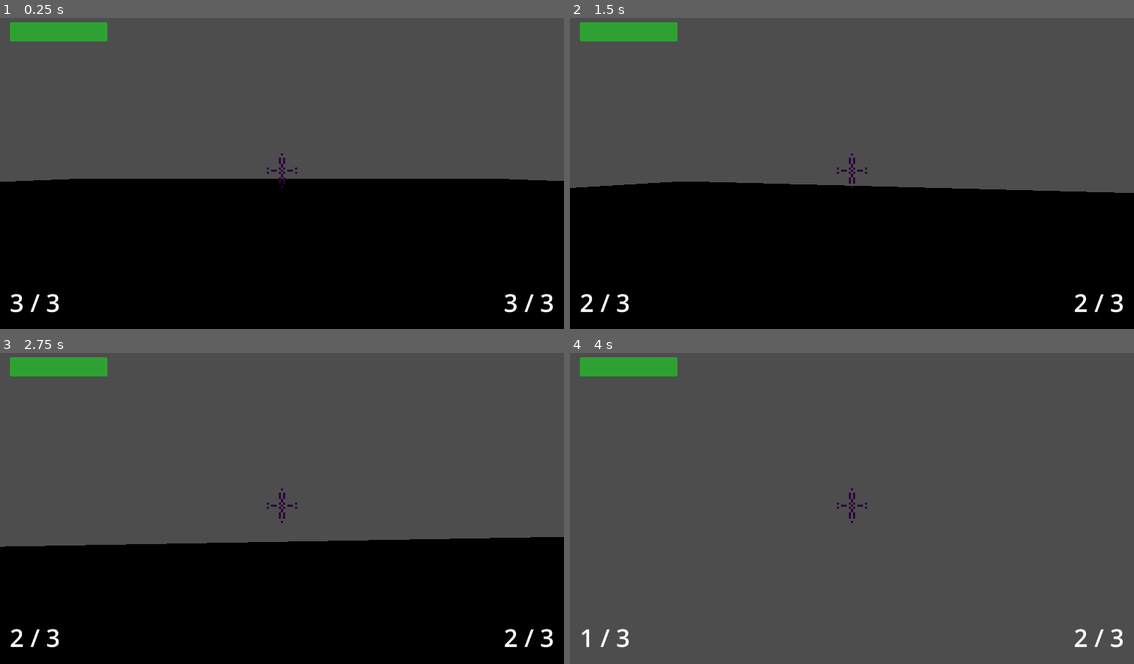
Above: before the commit, frames 1-4 (two rows, left to right).
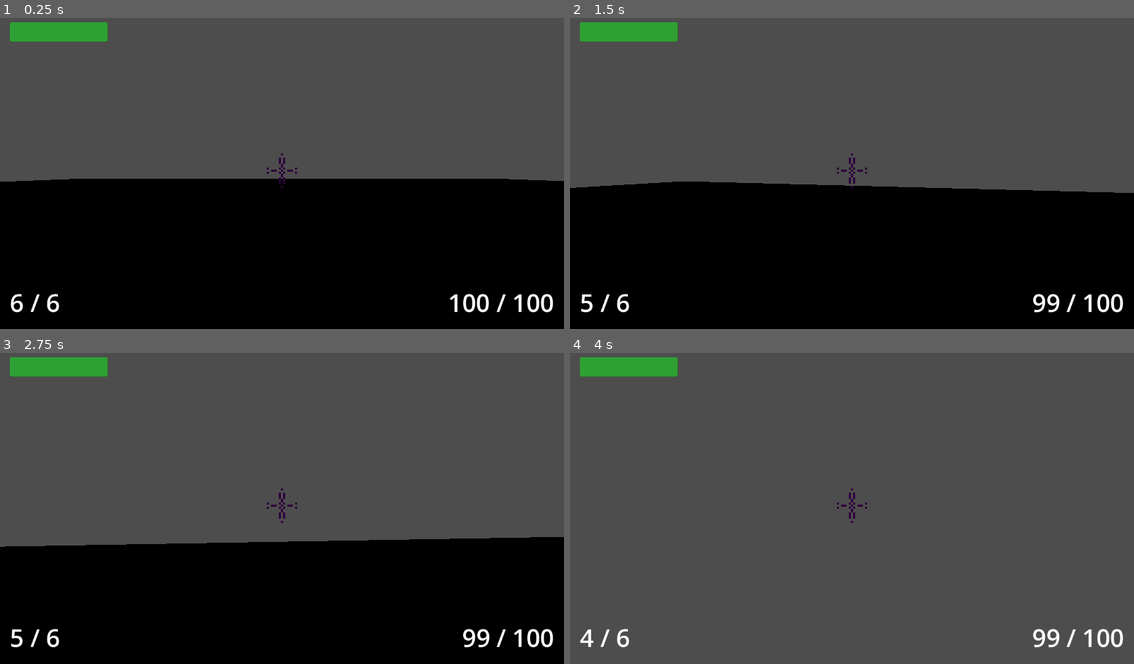
Above: after the commit, the same moments.

Repository: Bubullzz/CodeName-MegaKill
Game: Godot game, scene res://scenes/base.tscn
Same seed, same stepped clock (60 frames per second), same inputs: the game is played once before the commit and once after it.
Inputs (mouse positions are in pixels of both pictures, inside the frame that each line leads up to):
- Up to frame 1 (0.25 s): no input
- Up to frame 2 (1.5 s): tap Enter at 0.5 s; move the mouse to (880, 170) at 0.52 s; hold Up (ui_up) from 0.53 s (still down); click (880, 170) at 0.6 s; tap Space (jump) at 0.77 s; move the mouse to (823, 173) at 1.27 s; right-click (823, 173) at 1.35 s
- Up to frame 3 (2.75 s): keep holding Up (ui_up); tap Space (jump) at 1.52 s; move the mouse to (293, 499) at 2.02 s; hold 0 from 2.03 s (still down)
- Up to frame 4 (4 s): keep holding Up (ui_up); move the mouse to (846, 511) at 2.77 s; release 0 at 2.78 s; tap 1 at 2.85 s; tap Space (jump) at 3.02, 3.77 s; move the mouse to (891, 508) at 3.52 s; click (891, 508) at 3.6 s

The runs differ from the first frame. In frame 1, 0.6% of the frame differs, in the area x 1-99%, y 88-95%; in frame 2, 0.6%; in frame 3, 0.6%; in frame 4, 0.6%.

Commit message:
add: weapondatacomponent + revolver + assault rifle

Diff:
--- a/scenes/base.tscn
+++ b/scenes/base.tscn
@@ -5,7 +5,9 @@
 [ext_resource type="PackedScene" uid="uid://5ntplykvk5fu" path="res://scenes/ui.tscn" id="4_h5ip5"]
 [ext_resource type="PackedScene" uid="uid://be3p8r6qjxrih" path="res://scenes/goons_manager.tscn" id="5_xvvcp"]
 [ext_resource type="Script" uid="uid://cl484a8d5fshe" path="res://scripts/goons_manager.gd" id="6_hh5oj"]
-[ext_resource type="PackedScene" uid="uid://bely0j6j6uet2" path="res://scenes/weapons/sniper.tscn" id="6_xvvcp"]
+[ext_resource type="PackedScene" uid="uid://bely0j6j6uet2" path="res://scenes/weapons/sniper_rifle.tscn" id="6_xvvcp"]
+[ext_resource type="PackedScene" uid="uid://dcorp3cw25s72" path="res://scenes/weapons/assault_rifle.tscn" id="7_hh5oj"]
+[ext_resource type="PackedScene" uid="uid://b2k7ovklwdmjd" path="res://scenes/weapons/revolver.tscn" id="8_vqfsp"]
 
 [sub_resource type="BoxShape3D" id="BoxShape3D_g5ejs"]
 size = Vector3(5000, 1, 5000)
@@ -33,8 +35,8 @@
 
 [node name="Player" parent="." unique_id=278495042 node_paths=PackedStringArray("left_weapon", "right_weapon") instance=ExtResource("2_baglu")]
 transform = Transform3D(1, 0, 0, 0, 1, 0, 0, 0, 1, -1.64392, 0.5, -1.58216)
-left_weapon = NodePath("../Sniper")
-right_weapon = NodePath("../Sniper2")
+left_weapon = NodePath("../Revolver")
+right_weapon = NodePath("../AssaultRifle")
 
 [node name="UI" parent="." unique_id=571154096 instance=ExtResource("4_h5ip5")]
 
@@ -44,8 +46,9 @@
 [node name="DirectionalLight3D" type="DirectionalLight3D" parent="." unique_id=1438451221]
 transform = Transform3D(1, 0, 0, 0, 1, 0, 0, 0, 1, -37, 22, 0)
 
-[node name="Sniper" parent="." unique_id=1948452049 instance=ExtResource("6_xvvcp")]
+[node name="SniperRifle" parent="." unique_id=1948452049 instance=ExtResource("6_xvvcp")]
 transform = Transform3D(1, 0, 0, 0, 1, 0, 0, 0, 1, 46.75356, 0.5, 30.3146)
 
-[node name="Sniper2" parent="." unique_id=1658805590 instance=ExtResource("6_xvvcp")]
-transform = Transform3D(1, 0, 0, 0, 1, 0, 0, 0, 1, -5.6352806, 0.4999962, 36.8774)
+[node name="AssaultRifle" parent="." unique_id=77773630 instance=ExtResource("7_hh5oj")]
+
+[node name="Revolver" parent="." unique_id=59954801 instance=ExtResource("8_vqfsp")]
--- a/scenes/components/ammo_component.tscn
+++ b/scenes/components/ammo_component.tscn
@@ -1,6 +1,6 @@
 [gd_scene format=3 uid="uid://bvb4u6d002syr"]
 
-[ext_resource type="Script" uid="uid://cvcnju504pr1f" path="res://scripts/ammo_component.gd" id="1_820xg"]
+[ext_resource type="Script" uid="uid://cvcnju504pr1f" path="res://scripts/components/ammo_component.gd" id="1_820xg"]
 
 [node name="AmmoComponent" type="Node" unique_id=1855024653]
 script = ExtResource("1_820xg")
--- a/scenes/components/health_component.tscn
+++ b/scenes/components/health_component.tscn
@@ -1,6 +1,6 @@
 [gd_scene format=3 uid="uid://6kidyj4l8eoy"]
 
-[ext_resource type="Script" uid="uid://bd74ox5l6shpo" path="res://scripts/health_component.gd" id="1_2wcl1"]
+[ext_resource type="Script" uid="uid://bd74ox5l6shpo" path="res://scripts/components/health_component.gd" id="1_2wcl1"]
 
 [node name="HealthComponent" type="Node" unique_id=1129988656]
 script = ExtResource("1_2wcl1")
--- a/scenes/components/input_component.tscn
+++ b/scenes/components/input_component.tscn
@@ -1,6 +1,6 @@
 [gd_scene format=3 uid="uid://cfdpv7c6rnab4"]
 
-[ext_resource type="Script" uid="uid://8syvidiq10rg" path="res://scripts/input_component.gd" id="1_umcxy"]
+[ext_resource type="Script" uid="uid://8syvidiq10rg" path="res://scripts/components/input_component.gd" id="1_umcxy"]
 
 [node name="InputComponent" type="Node" unique_id=287969926]
 script = ExtResource("1_umcxy")
--- a/scenes/components/move_component.tscn
+++ b/scenes/components/move_component.tscn
@@ -1,6 +1,7 @@
 [gd_scene format=3 uid="uid://cc8cci5ilebpy"]
 
-[ext_resource type="Script" uid="uid://suy82x121iat" path="res://scripts/move_component.gd" id="1_2tlqg"]
+[ext_resource type="Script" uid="uid://suy82x121iat" path="res://scripts/components/move_component.gd" id="1_2tlqg"]
+
 
 [node name="MoveComponent" type="Node" unique_id=236640674]
 script = ExtResource("1_2tlqg")
--- a/scenes/components/rotation_component.tscn
+++ b/scenes/components/rotation_component.tscn
@@ -1,6 +1,7 @@
 [gd_scene format=3 uid="uid://4a0leygdyu3u"]
 
-[ext_resource type="Script" uid="uid://dqb04dxctlsba" path="res://scripts/rotation_component.gd" id="1_5dstl"]
+[ext_resource type="Script" uid="uid://dqb04dxctlsba" path="res://scripts/components/rotation_component.gd" id="1_5dstl"]
+
 
 [node name="RotationComponent" type="Node" unique_id=1342850550]
 script = ExtResource("1_5dstl")
--- a/scenes/components/shooting_component.tscn
+++ b/scenes/components/shooting_component.tscn
@@ -1,6 +1,6 @@
 [gd_scene format=3 uid="uid://tikrwhllr2l3"]
 
-[ext_resource type="Script" uid="uid://dwxa5gbc1elbl" path="res://scripts/shooting_component.gd" id="1_15plg"]
+[ext_resource type="Script" uid="uid://dwxa5gbc1elbl" path="res://scripts/components/shooting_component.gd" id="1_15plg"]
 
 [node name="ShootingComponent" type="Node" unique_id=503271971]
 script = ExtResource("1_15plg")
--- a/scenes/components/target_player_component.tscn
+++ b/scenes/components/target_player_component.tscn
@@ -1,6 +1,6 @@
 [gd_scene format=3 uid="uid://b21j6hh7458a3"]
 
-[ext_resource type="Script" uid="uid://dmods3rgsrwlj" path="res://scripts/target_player_component.gd" id="1_6paw2"]
+[ext_resource type="Script" uid="uid://dmods3rgsrwlj" path="res://scripts/components/target_player_component.gd" id="1_6paw2"]
 
 [node name="TargetPlayerComponent" type="Node3D" unique_id=739288033]
 script = ExtResource("1_6paw2")
--- /dev/null
+++ b/scenes/components/weapon_data_component.tscn
@@ -0,0 +1,6 @@
+[gd_scene format=3 uid="uid://dcace36i1s64i"]
+
+[ext_resource type="Script" uid="uid://d2vxojyfquhqf" path="res://scripts/components/weapon_data_component.gd" id="1_fqhe5"]
+
+[node name="WeaponDataComponent" type="Node" unique_id=1041774113]
+script = ExtResource("1_fqhe5")
--- a/scenes/goon.tscn
+++ b/scenes/goon.tscn
@@ -3,9 +3,9 @@
 [ext_resource type="Script" uid="uid://cpjb2m3d7xayw" path="res://scripts/goon.gd" id="1_yqbba"]
 [ext_resource type="Script" uid="uid://0jkquaqdb3xp" path="res://scripts/custom_hurtbox.gd" id="2_2p5ge"]
 [ext_resource type="PackedScene" uid="uid://cwmysuopjcerq" path="res://assets/Spider_incroyable.glb" id="4_lvo0j"]
-[ext_resource type="Script" uid="uid://suy82x121iat" path="res://scripts/move_component.gd" id="5_ovaai"]
-[ext_resource type="Script" uid="uid://bd74ox5l6shpo" path="res://scripts/health_component.gd" id="6_23mmg"]
-[ext_resource type="Script" uid="uid://dqb04dxctlsba" path="res://scripts/rotation_component.gd" id="6_j6mg7"]
+[ext_resource type="Script" uid="uid://suy82x121iat" path="res://scripts/components/move_component.gd" id="5_ovaai"]
+[ext_resource type="Script" uid="uid://bd74ox5l6shpo" path="res://scripts/components/health_component.gd" id="6_23mmg"]
+[ext_resource type="Script" uid="uid://dqb04dxctlsba" path="res://scripts/components/rotation_component.gd" id="6_j6mg7"]
 [ext_resource type="PackedScene" uid="uid://b21j6hh7458a3" path="res://scenes/components/target_player_component.tscn" id="7_23mmg"]
 
 [sub_resource type="BoxShape3D" id="BoxShape3D_32l3e"]
--- a/scenes/pistol.tscn
+++ /dev/null
@@ -1,13 +0,0 @@
-[gd_scene format=3 uid="uid://dgdgnhnvqijxe"]
-
-[sub_resource type="GDScript" id="GDScript_46jcc"]
-script/source = "extends Weapon
-
-class_name Pistol
-
-func _ready() -> void:
-	pass
-"
-
-[node name="Pistol" type="Node" unique_id=821041195]
-script = SubResource("GDScript_46jcc")
--- a/scenes/player.tscn
+++ b/scenes/player.tscn
@@ -1,9 +1,10 @@
 [gd_scene format=3 uid="uid://bw1drfqajadyt"]
 
 [ext_resource type="Script" uid="uid://ckheqhdvry8h5" path="res://scripts/player.gd" id="1_3vyb7"]
-[ext_resource type="Script" uid="uid://bd74ox5l6shpo" path="res://scripts/health_component.gd" id="2_g2els"]
-[ext_resource type="Script" uid="uid://8syvidiq10rg" path="res://scripts/input_component.gd" id="3_qhqgy"]
-[ext_resource type="Script" uid="uid://suy82x121iat" path="res://scripts/move_component.gd" id="4_dqkch"]
+[ext_resource type="Script" uid="uid://bd74ox5l6shpo" path="res://scripts/components/health_component.gd" id="2_g2els"]
+[ext_resource type="Script" uid="uid://8syvidiq10rg" path="res://scripts/components/input_component.gd" id="3_qhqgy"]
+[ext_resource type="Script" uid="uid://suy82x121iat" path="res://scripts/components/move_component.gd" id="4_dqkch"]
+
 
 [sub_resource type="CapsuleShape3D" id="CapsuleShape3D_g2els"]
 height = 2.26924
--- /dev/null
+++ b/scenes/weapons/assault_rifle.tscn
@@ -0,0 +1,26 @@
+[gd_scene format=3 uid="uid://dcorp3cw25s72"]
+
+[ext_resource type="Script" uid="uid://cnrgngifamh8n" path="res://scripts/weapon.gd" id="1_6ychj"]
+[ext_resource type="PackedScene" uid="uid://bvb4u6d002syr" path="res://scenes/components/ammo_component.tscn" id="2_el8vo"]
+[ext_resource type="PackedScene" uid="uid://tikrwhllr2l3" path="res://scenes/components/shooting_component.tscn" id="3_14wsr"]
+[ext_resource type="Script" uid="uid://d2vxojyfquhqf" path="res://scripts/components/weapon_data_component.gd" id="4_e1nc6"]
+
+[node name="AssaultRifle" type="Node3D" unique_id=1948452049]
+script = ExtResource("1_6ychj")
+metadata/_custom_type_script = "uid://cnrgngifamh8n"
+
+[node name="AmmoComponent" parent="." unique_id=1855024653 node_paths=PackedStringArray("parent_weapon") instance=ExtResource("2_el8vo")]
+max_ammo = 100
+reload_time = 3.0
+fire_rate = 250
+is_automatic = true
+parent_weapon = NodePath("..")
+
+[node name="ShootingComponent" parent="." unique_id=503271971 node_paths=PackedStringArray("weapon") instance=ExtResource("3_14wsr")]
+weapon = NodePath("..")
+
+[node name="WeaponDataComponent" type="Node" parent="." unique_id=627305877]
+script = ExtResource("4_e1nc6")
+weapon_name = "AR"
+damage = 25
+metadata/_custom_type_script = "uid://d2vxojyfquhqf"
--- /dev/null
+++ b/scenes/weapons/revolver.tscn
@@ -0,0 +1,25 @@
+[gd_scene format=3 uid="uid://b2k7ovklwdmjd"]
+
+[ext_resource type="Script" uid="uid://cnrgngifamh8n" path="res://scripts/weapon.gd" id="1_y8ai0"]
+[ext_resource type="PackedScene" uid="uid://bvb4u6d002syr" path="res://scenes/components/ammo_component.tscn" id="2_m70vx"]
+[ext_resource type="PackedScene" uid="uid://tikrwhllr2l3" path="res://scenes/components/shooting_component.tscn" id="3_wvb0v"]
+[ext_resource type="Script" uid="uid://d2vxojyfquhqf" path="res://scripts/components/weapon_data_component.gd" id="4_6iuvm"]
+
+[node name="Revolver" type="Node3D" unique_id=59954801]
+script = ExtResource("1_y8ai0")
+metadata/_custom_type_script = "uid://cnrgngifamh8n"
+
+[node name="AmmoComponent" parent="." unique_id=1855024653 node_paths=PackedStringArray("parent_weapon") instance=ExtResource("2_m70vx")]
+max_ammo = 6
+reload_time = 2.5
+fire_rate = 500
+parent_weapon = NodePath("..")
+
+[node name="ShootingComponent" parent="." unique_id=503271971 node_paths=PackedStringArray("weapon") instance=ExtResource("3_wvb0v")]
+weapon = NodePath("..")
+
+[node name="WeaponDataComponent" type="Node" parent="." unique_id=1587948087]
+script = ExtResource("4_6iuvm")
+weapon_name = "Revolver"
+damage = 30
+metadata/_custom_type_script = "uid://d2vxojyfquhqf"
--- a/scenes/weapons/sniper.tscn
+++ b/scenes/weapons/sniper_rifle.tscn
@@ -1,18 +1,25 @@
 [gd_scene format=3 uid="uid://bely0j6j6uet2"]
 
-[ext_resource type="Script" uid="uid://b1xco7iic0tmw" path="res://scripts/sniper.gd" id="1_hn2em"]
+[ext_resource type="Script" uid="uid://cnrgngifamh8n" path="res://scripts/weapon.gd" id="1_aip7g"]
 [ext_resource type="PackedScene" uid="uid://bvb4u6d002syr" path="res://scenes/components/ammo_component.tscn" id="2_ohs8w"]
 [ext_resource type="PackedScene" uid="uid://tikrwhllr2l3" path="res://scenes/components/shooting_component.tscn" id="3_aip7g"]
+[ext_resource type="Script" uid="uid://d2vxojyfquhqf" path="res://scripts/components/weapon_data_component.gd" id="4_aip7g"]
 
-[node name="Sniper" type="Node3D" unique_id=1948452049]
-script = ExtResource("1_hn2em")
+[node name="SniperRifle" type="Node3D" unique_id=1948452049]
+script = ExtResource("1_aip7g")
 metadata/_custom_type_script = "uid://cnrgngifamh8n"
 
 [node name="AmmoComponent" parent="." unique_id=1855024653 node_paths=PackedStringArray("parent_weapon") instance=ExtResource("2_ohs8w")]
-max_ammo = 3
+max_ammo = 4
 reload_time = 4.0
 fire_rate = 1000
 parent_weapon = NodePath("..")
 
 [node name="ShootingComponent" parent="." unique_id=503271971 node_paths=PackedStringArray("weapon") instance=ExtResource("3_aip7g")]
 weapon = NodePath("..")
+
+[node name="WeaponDataComponent" type="Node" parent="." unique_id=627305877]
+script = ExtResource("4_aip7g")
+weapon_name = "Sniper Rifle"
+damage = 100
+metadata/_custom_type_script = "uid://d2vxojyfquhqf"
--- a/scripts/input_component.gd
+++ b/scripts/components/input_component.gd
@@ -14,7 +14,6 @@
 
 func _ready() -> void:
 	Input.mouse_mode = Input.MOUSE_MODE_CAPTURED
-
 
 func _input(event: InputEvent) -> void:
 	# WASD
--- /dev/null
+++ b/scripts/components/weapon_data_component.gd
@@ -0,0 +1,8 @@
+class_name WeaponDataComponent extends Node
+
+@export var weapon_name: String
+@export var damage: int
+
+# Called when the node enters the scene tree for the first time.
+func _ready() -> void:
+	pass # Replace with function body.
--- a/scripts/sniper.gd
+++ /dev/null
@@ -1,4 +0,0 @@
-extends Weapon
-
-func get_damage():
-	return 1000 # C DEGUEU MAIS JE DOIS DORMIR
--- a/scripts/ui.gd
+++ b/scripts/ui.gd
@@ -15,7 +15,6 @@
 func update_right_label_info(current_ammo: int, max_ammo: int):
 	%RightWeaponInfoLabel.text = "%d / %d" % [current_ammo,max_ammo]
 
-
 func _ready() -> void:
 	Global.player.health_component.health_updated.connect(func (curr, _max): %ProgressBar.value = curr)
 	Global.player.hit.connect(mark_hit)
--- a/scripts/weapon.gd
+++ b/scripts/weapon.gd
@@ -4,17 +4,15 @@
 signal hit(damage: float, target: Node3D)
 signal ammo_updated(current_ammo: int, max_ammo: int)
 
-var weapon_name = "dummy"
-var ammo_component: Node
-var shooting_component: Node
+@onready var ammo_component = $AmmoComponent
+@onready var shooting_component = $ShootingComponent
+@onready var weapon_data_component = $WeaponDataComponent
 
 func _ready() -> void:
-	ammo_component = $AmmoComponent
-	shooting_component = $ShootingComponent
 	ammo_component.shot.connect(func(): shooting_component.shoot(Global.player.ray))
 
 func get_damage():
-	return 0
+	return weapon_data_component.damage
 
 func start_shooting_weapon()-> void:
 	ammo_component.start_shooting()
Renamed: scripts/ammo_component.gd -> scripts/components/ammo_component.gd
Renamed: scripts/ammo_component.gd.uid -> scripts/components/ammo_component.gd.uid
Renamed: scripts/health_component.gd -> scripts/components/health_component.gd
Renamed: scripts/health_component.gd.uid -> scripts/components/health_component.gd.uid
Renamed: scripts/input_component.gd.uid -> scripts/components/input_component.gd.uid
Renamed: scripts/move_component.gd -> scripts/components/move_component.gd
Renamed: scripts/move_component.gd.uid -> scripts/components/move_component.gd.uid
Renamed: scripts/rotation_component.gd -> scripts/components/rotation_component.gd
Renamed: scripts/rotation_component.gd.uid -> scripts/components/rotation_component.gd.uid
Renamed: scripts/shooting_component.gd -> scripts/components/shooting_component.gd
Renamed: scripts/shooting_component.gd.uid -> scripts/components/shooting_component.gd.uid
Renamed: scripts/target_player_component.gd -> scripts/components/target_player_component.gd
(and 3 more such lines)
